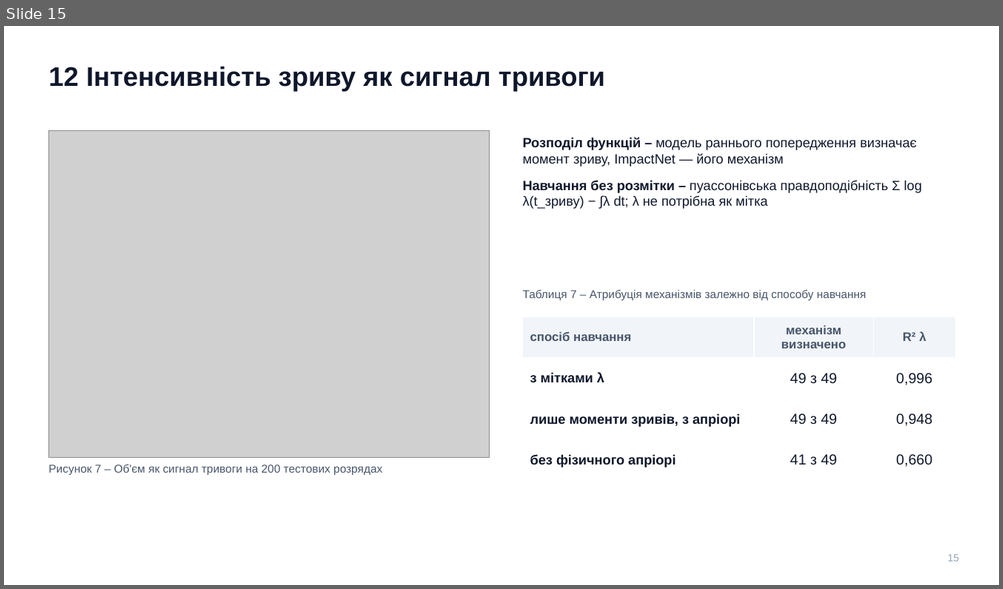
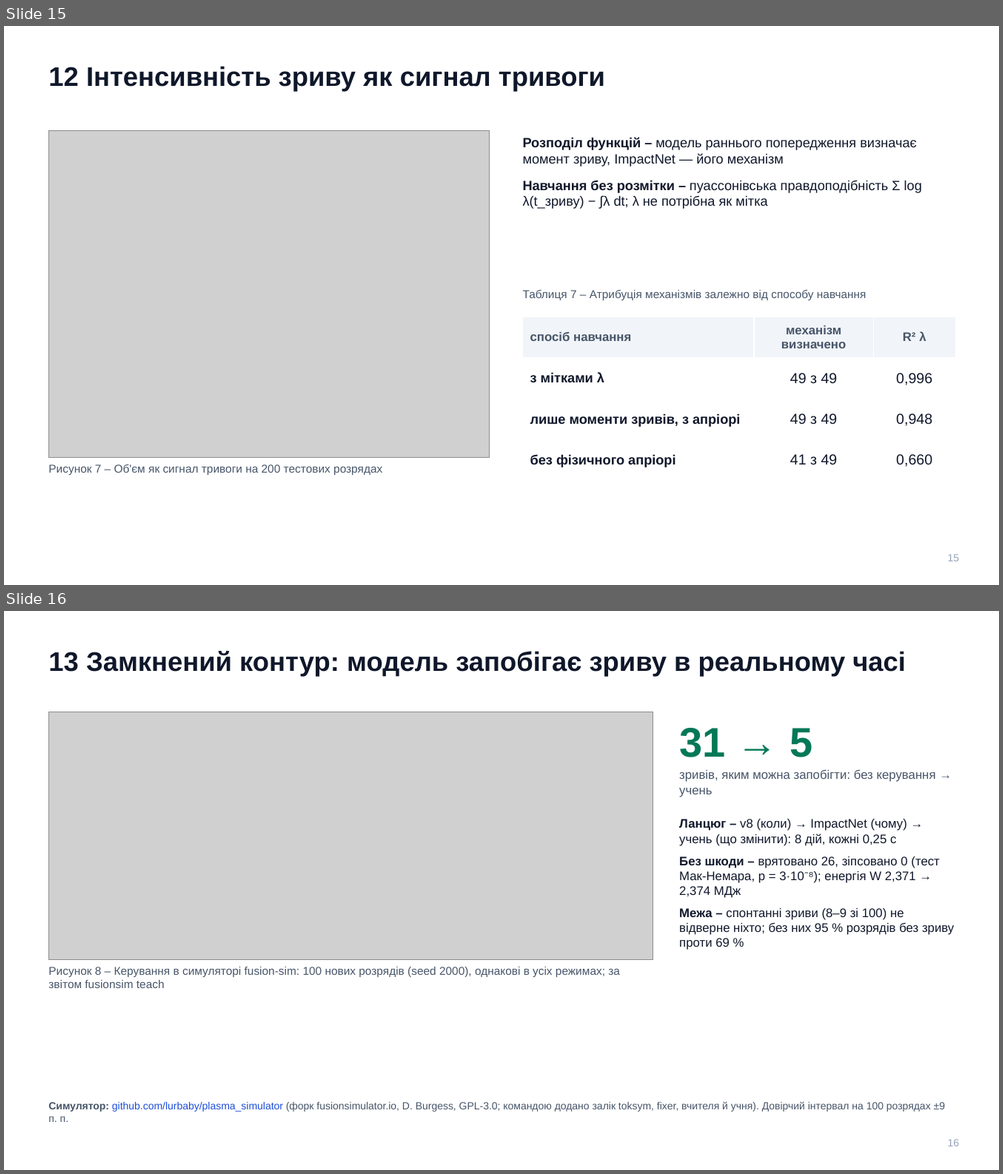
Before and after one commit to llllenah/plasma-disruption-prediction, a slide deck: docs/presentation.pptx. Shown one above the other, each under a label of ours: slide 15 before the commit, slides 15 and 16 after it. The pictures are 1003x589 and 1003x1174 pixels, drawn with LibreOffice and Linux fonts; fonts in the diff are those of the drawing; grey boxes stand for pictures. Boxes give left, top, right and bottom in pixels: in the first picture for what was removed or moved away, otherwise in the second. Text is boxed around its words. In the diff, an @@ line names an element or a change of style, - is before the commit and + after.

```diff
--- a/docs/presentation.pptx
+++ b/docs/presentation.pptx
@@ slide 16 added at (4, 611, 999, 1170), background #FFFFFF @@
@@ text added at (48, 651, 905, 677), 26 pt, text #0F172A, bold @@
+13 Замкнений контур: модель запобігає зриву в реальному часі
@@ picture added at (48, 712, 653, 960) @@
@@ text added at (679, 728, 936, 797), 12 pt, text #475569 @@
+31 → 5
+зривів, яким можна запобігти: без керування → учень
@@ text added at (679, 819, 953, 950), 12 pt, text #0F172A @@
+Ланцюг – v8 (коли) → ImpactNet (чому) → учень (що змінити): 8 дій, кожні 0,25 с
+Без шкоди – врятовано 26, зіпсовано 0 (тест Мак-Немара, p = 3·10⁻⁸); енергія W 2,371 → 2,374 МДж
+Межа – спонтанні зриви (8–9 зі 100) не відверне ніхто; без них 95 % розрядів без зриву проти 69 %
@@ text added at (48, 967, 620, 988), 11 pt, text #475569 @@
+Рисунок 8 – Керування в симуляторі fusion-sim: 100 нових розрядів (seed 2000), однакові в усіх режимах; за звітом fusionsim teach
@@ text added at (48, 1102, 945, 1122), 10 pt, text #475569 @@
+Симулятор: github.com/lurbaby/plasma_simulator (форк fusionsimulator.io, D. Burgess, GPL-3.0; командою додано залік toksym, fixer, вчителя й учня). Довірчий інтервал на 100 розрядах ±9 п. п.
@@ text added at (948, 1139, 959, 1147), 10 pt, text #94A3B8 @@
+16
```
Also in this commit, not shown: 2 slides changed, 1 slide removed, 4 other files.
